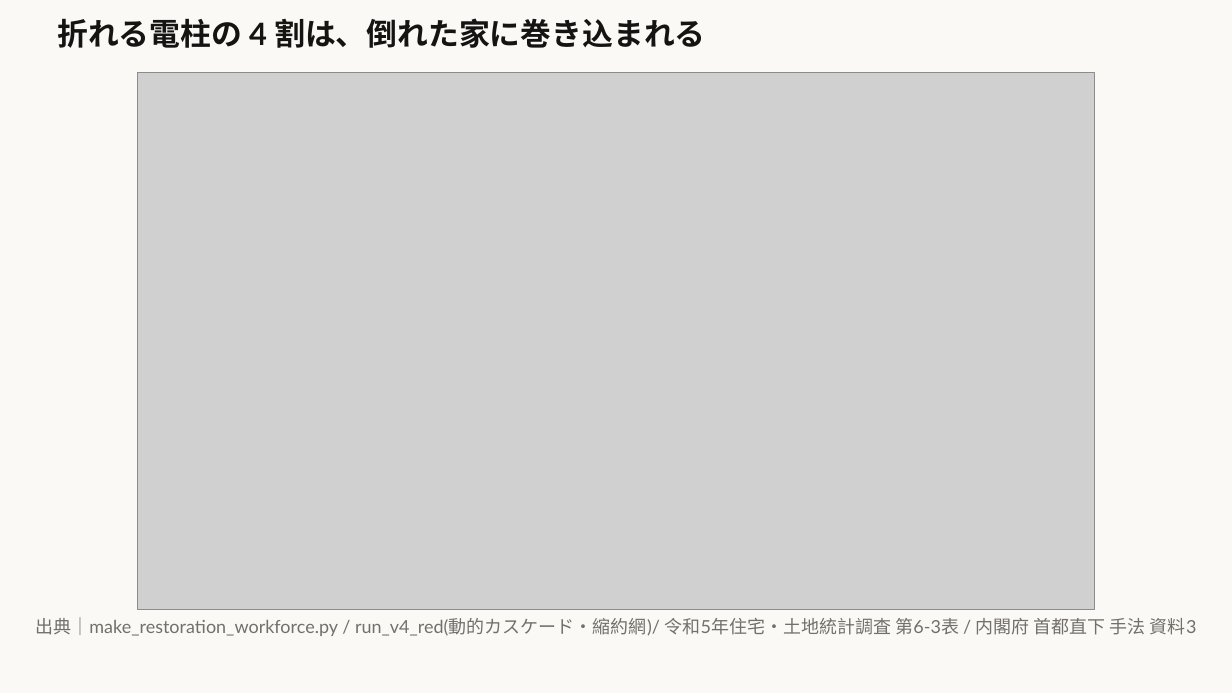
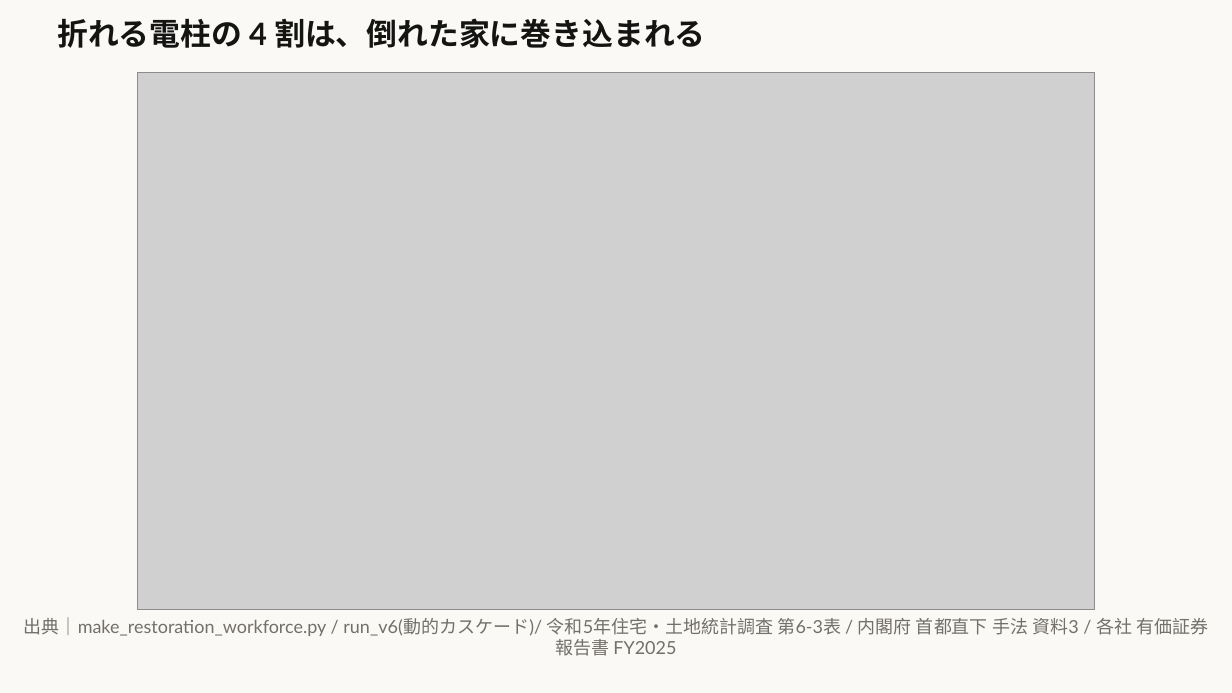
Before and after one commit to lutelute/All-Japan-Grid, a slide deck: slide 1 of docs/slides/nankai/nankai_restoration_workforce_2026-09-14.pptx. Drawn at 1232x693 pixels with LibreOffice and Linux fonts; fonts in the diff are those of the drawing; grey boxes stand for pictures. Boxes give left, top, right and bottom in pixels: in the first picture for what was removed or moved away, otherwise in the second. Text is boxed around its words. In the diff, an @@ line names an element or a change of style, - is before the commit and + after.

```diff
--- a/docs/slides/nankai/nankai_restoration_workforce_2026-09-14.pptx
+++ b/docs/slides/nankai/nankai_restoration_workforce_2026-09-14.pptx
@@ text at bbox=[24, 617, 1208, 656]: text changed @@
-出典｜make_restoration_workforce.py / run_v4_red(動的カスケード・縮約網)/ 令和5年住宅・土地統計調査 第6-3表 / 内閣府 首都直下 手法 資料3
+出典｜make_restoration_workforce.py / run_v6(動的カスケード)/ 令和5年住宅・土地統計調査 第6-3表 / 内閣府 首都直下 手法 資料3 / 各社 有価証券報告書 FY2025
```
Also in this commit, not shown: 3 other slides changed, 33 other files.
